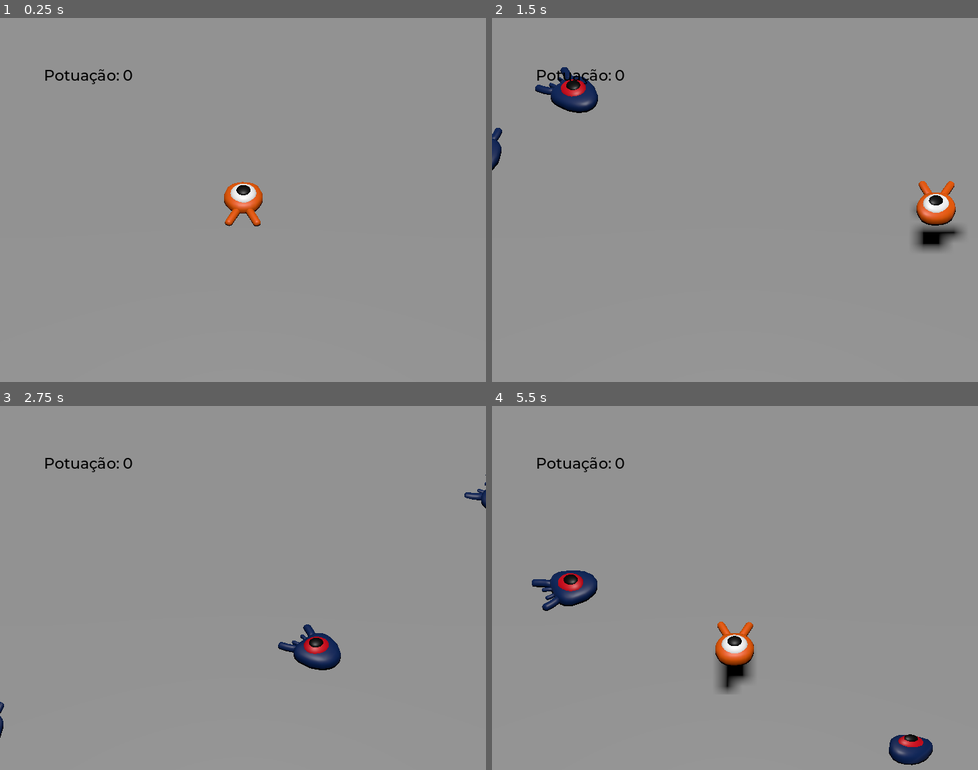
Above: before the commit, frames 1-4 (two rows, left to right).
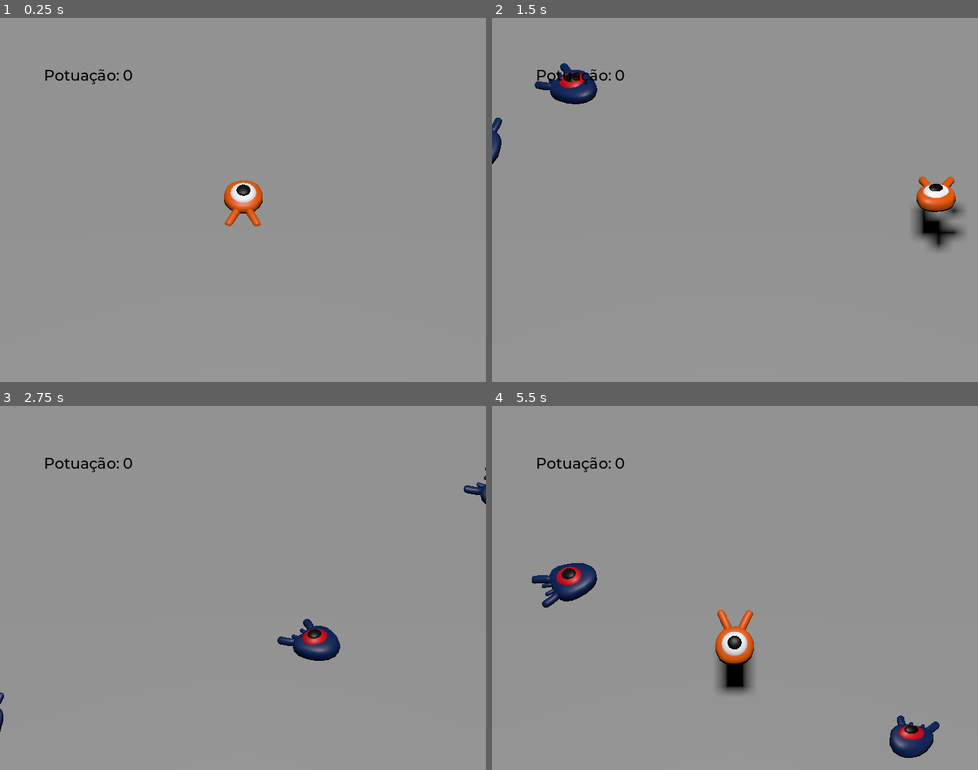
Above: after the commit, the same moments.

Repository: KarlosElyas/squash-the-creeps
Game: Godot game, scene res://main.tscn
The game is run twice, just before and just after one commit, with the same random seed, the same clock (stepped at 60 frames per second) and the same inputs.
Inputs:
- Up to frame 1 (0.25 s): no input
- Up to frame 2 (1.5 s): tap Enter (ui_accept) at 0.5 s; hold Right (move_right) 0.53-1.28 s; hold Space (jump) 0.53-1.28 s; hold Down (move_back) from 1.28 s (still down); tap Space (jump) at 1.35 s
- Up to frame 3 (2.75 s): tap Space (jump) at 1.52, 1.82 s; release Down (move_back) at 2.03 s; hold Right (move_right) from 2.03 s (still down); hold Space (jump) from 2.03 s (still down)
- Up to frame 4 (5.5 s): release Right (move_right) at 2.78 s; release Space (jump) at 2.78 s; hold Up (move_forward) 2.78-3.53 s; tap Space (jump) at 2.85, 3.02, 3.32, 4.35, 4.52, 4.82 s; hold Space (jump) 3.53-4.28 s; hold Left (move_left) 3.53-5.03 s; hold Down (move_back) from 5.03 s (still down); hold Space (jump) from 5.03 s (still down)

The runs differ from the first frame. In frame 1, 0.1% of the frame differs, in the area x 46-55%, y 44-58%; in frame 2, 2.2%; in frame 3, 1.2%; in frame 4, 2.5%, in the area x 8-93%, y 43-99%.

Commit message:
Animação do player e mob

Diff:
--- a/Mob.gd
+++ b/Mob.gd
@@ -20,6 +20,8 @@
 	velocity = velocity.rotated(Vector3.UP, rotation.y)
 	# neste caso o VECTOR3.UP respresenta o EIXO Y que é girado
 
+	$AnimationPlayer.speed_scale = random_speed / min_speed
+
 func _on_visible_on_screen_notifier_3d_screen_exited():
 	queue_free() #quem sabe um dia isso funcione!
 
--- a/Player.gd
+++ b/Player.gd
@@ -31,6 +31,10 @@
 		# soma a posição com direção e olha pra ela
 		get_node("Pivot").look_at(position + direction, Vector3.UP)
 
+		$AnimationPlayer.speed_scale = 4
+	else:
+		$AnimationPlayer.speed_scale = 1
+
 	target_velocity.x = direction.x * speed
 	target_velocity.z = direction.z * speed
 
@@ -58,6 +62,8 @@
 	# aqui é usado velocidade ao inves de posição
 	velocity = target_velocity # recebe o valor não acrescenta
 	move_and_slide()
+	# pra fazer a animação de pulo
+	$Pivot.rotation.x = PI / 6 * velocity.y / jump_impulse
 
 func die():
 	hit.emit()
--- a/mob.tscn
+++ b/mob.tscn
@@ -1,10 +1,44 @@
-[gd_scene load_steps=4 format=3 uid="uid://ck1j0377e6g0l"]
+[gd_scene load_steps=6 format=3 uid="uid://ck1j0377e6g0l"]
 
 [ext_resource type="Script" path="res://Mob.gd" id="1_l6w0h"]
 [ext_resource type="PackedScene" uid="uid://cvn1sa6wpwokh" path="res://art/mob.glb" id="2_nvyh8"]
 
 [sub_resource type="BoxShape3D" id="BoxShape3D_bakkr"]
 size = Vector3(1.455, 1, 2.14)
+
+[sub_resource type="Animation" id="Animation_lf63e"]
+resource_name = "float"
+length = 1.2
+loop_mode = 1
+tracks/0/type = "value"
+tracks/0/imported = false
+tracks/0/enabled = true
+tracks/0/path = NodePath("Pivot/Character:position")
+tracks/0/interp = 1
+tracks/0/loop_wrap = true
+tracks/0/keys = {
+"times": PackedFloat32Array(0.3, 0.7, 1.2),
+"transitions": PackedFloat32Array(0.42975, 2.07053, 1),
+"update": 0,
+"values": [Vector3(0, 0, 0), Vector3(0, 0.65, 0), Vector3(0, 0.35, 0)]
+}
+tracks/1/type = "value"
+tracks/1/imported = false
+tracks/1/enabled = true
+tracks/1/path = NodePath("Pivot/Character:rotation")
+tracks/1/interp = 1
+tracks/1/loop_wrap = true
+tracks/1/keys = {
+"times": PackedFloat32Array(0.1, 0.5, 1.2),
+"transitions": PackedFloat32Array(0.42975, 0.435275, 1),
+"update": 0,
+"values": [Vector3(0, 0, 0), Vector3(0.139626, 0, 0), Vector3(-0.15708, 0, 0)]
+}
+
+[sub_resource type="AnimationLibrary" id="AnimationLibrary_623cn"]
+_data = {
+"float": SubResource("Animation_lf63e")
+}
 
 [node name="Mob" type="CharacterBody3D" groups=["mob"]]
 collision_layer = 2
@@ -14,6 +48,7 @@
 [node name="Pivot" type="Node3D" parent="."]
 
 [node name="Character" parent="Pivot" instance=ExtResource("2_nvyh8")]
+transform = Transform3D(1, 0, 0, 0, 0.987809, 0.155668, 0, -0.155668, 0.987809, 0, 0.411692, 0)
 
 [node name="CollisionShape3D" type="CollisionShape3D" parent="."]
 transform = Transform3D(1, 0, 0, 0, 1, 0, 0, 0, 1, 0, 0.538072, 0)
@@ -27,5 +62,11 @@
 wait_time = 5.0
 autostart = true
 
+[node name="AnimationPlayer" type="AnimationPlayer" parent="."]
+autoplay = "float"
+libraries = {
+"": SubResource("AnimationLibrary_623cn")
+}
+
 [connection signal="screen_exited" from="VisibleOnScreenNotifier3D" to="." method="_on_visible_on_screen_notifier_3d_screen_exited"]
 [connection signal="timeout" from="autodestroi" to="." method="_on_autodestroi_timeout"]
--- a/player.tscn
+++ b/player.tscn
@@ -13,6 +13,68 @@
 [sub_resource type="CylinderShape3D" id="CylinderShape3D_rokxy"]
 height = 0.2
 radius = 1.213
+
+[sub_resource type="Animation" id="Animation_wbxnl"]
+resource_name = "float"
+length = 1.2
+loop_mode = 1
+tracks/0/type = "value"
+tracks/0/imported = false
+tracks/0/enabled = true
+tracks/0/path = NodePath("Pivot/Character:position")
+tracks/0/interp = 1
+tracks/0/loop_wrap = true
+tracks/0/keys = {
+"times": PackedFloat32Array(0.3, 0.7, 1.2),
+"transitions": PackedFloat32Array(0.42975, 2.07053, 1),
+"update": 0,
+"values": [Vector3(0, 0, 0), Vector3(0, 0.65, 0), Vector3(0, 0.35, 0)]
+}
+tracks/1/type = "value"
+tracks/1/imported = false
+tracks/1/enabled = true
+tracks/1/path = NodePath("Pivot/Character:rotation")
+tracks/1/interp = 1
+tracks/1/loop_wrap = true
+tracks/1/keys = {
+"times": PackedFloat32Array(0.1, 0.5, 1.2),
+"transitions": PackedFloat32Array(0.42975, 0.435275, 1),
+"update": 0,
+"values": [Vector3(0, 0, 0), Vector3(0.139626, 0, 0), Vector3(-0.15708, 0, 0)]
+}
+
+[sub_resource type="Animation" id="Animation_alhy1"]
+length = 0.001
+tracks/0/type = "value"
+tracks/0/imported = false
+tracks/0/enabled = true
+tracks/0/path = NodePath("Pivot/Character:position")
+tracks/0/interp = 1
+tracks/0/loop_wrap = true
+tracks/0/keys = {
+"times": PackedFloat32Array(0),
+"transitions": PackedFloat32Array(1),
+"update": 0,
+"values": [Vector3(0, 0, 0)]
+}
+tracks/1/type = "value"
+tracks/1/imported = false
+tracks/1/enabled = true
+tracks/1/path = NodePath("Pivot/Character:rotation")
+tracks/1/interp = 1
+tracks/1/loop_wrap = true
+tracks/1/keys = {
+"times": PackedFloat32Array(0),
+"transitions": PackedFloat32Array(1),
+"update": 0,
+"values": [Vector3(0, 0, 0)]
+}
+
+[sub_resource type="AnimationLibrary" id="AnimationLibrary_gxj80"]
+_data = {
+"RESET": SubResource("Animation_alhy1"),
+"float": SubResource("Animation_wbxnl")
+}
 
 [node name="Player" type="CharacterBody3D"]
 collision_mask = 6
@@ -36,4 +98,10 @@
 transform = Transform3D(1, 0, 0, 0, 1, 0, 0, 0, 1, 0, 0.581323, 0)
 shape = SubResource("CylinderShape3D_rokxy")
 
+[node name="AnimationPlayer" type="AnimationPlayer" parent="."]
+autoplay = "float"
+libraries = {
+"": SubResource("AnimationLibrary_gxj80")
+}
+
 [connection signal="body_entered" from="MobDetector" to="." method="_on_mob_detector_body_entered"]
--- a/project.godot
+++ b/project.godot
@@ -15,6 +15,10 @@
 run/main_scene="res://main.tscn"
 config/features=PackedStringArray("4.1", "GL Compatibility")
 config/icon="res://icon.svg"
+
+[autoload]
+
+MusicPlayer="*res://MusicPlayer.tscn"
 
 [display]
 
Not shown: 1 places in player.tscn that only renumber resources
